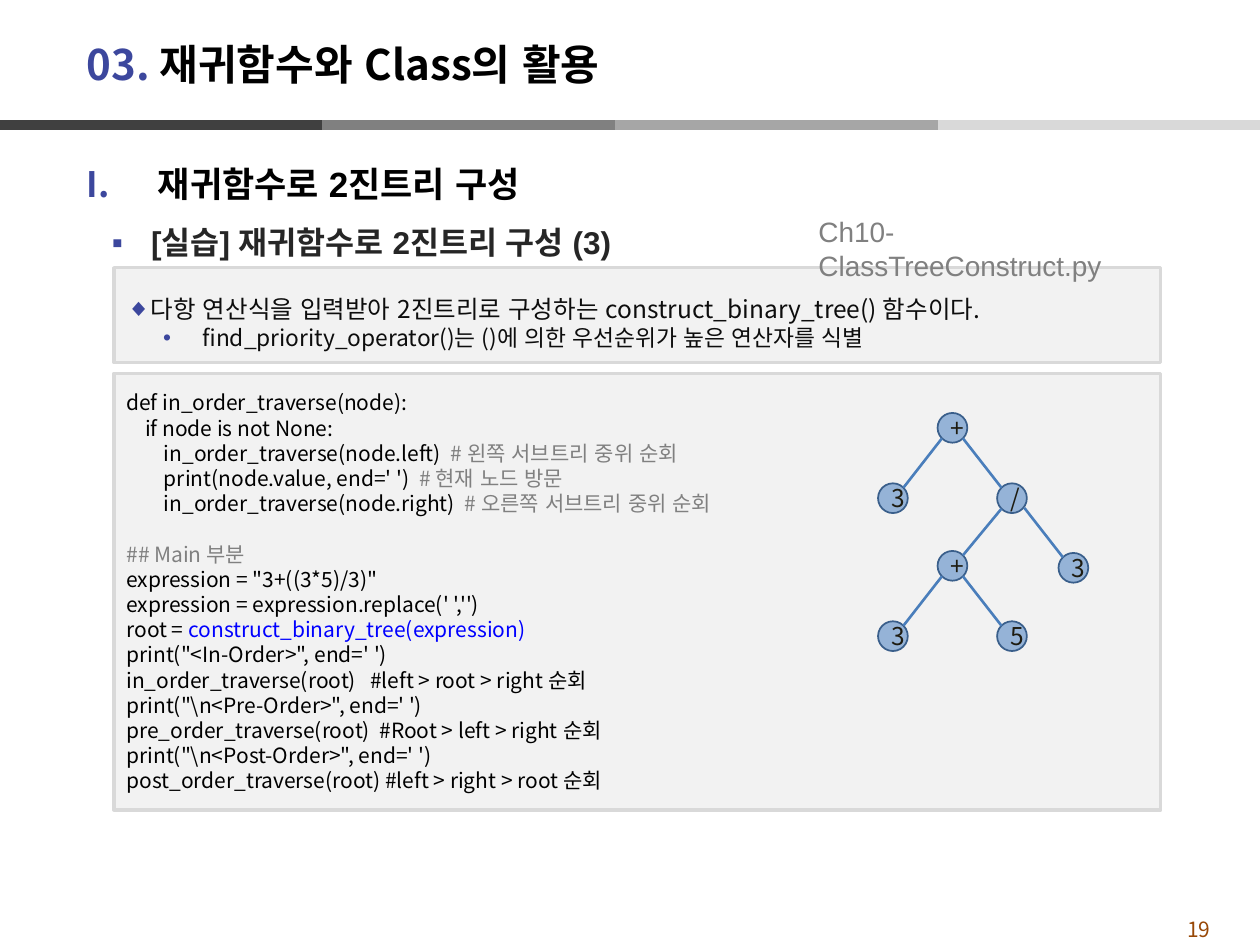
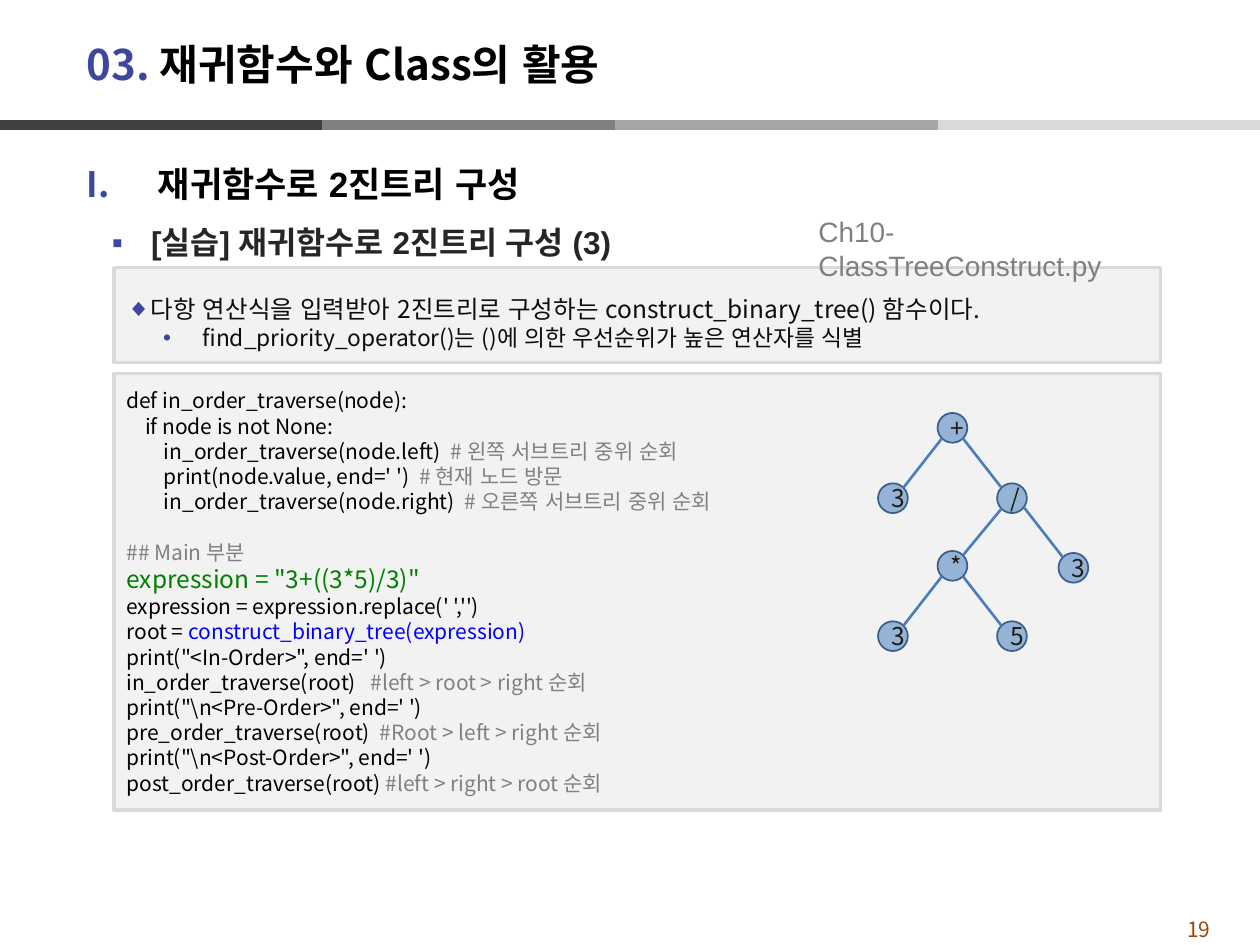
Before and after one commit to dndxor/BCPy, a slide deck: slide 19 of Ch10-재귀함수활용_Class.pptx. Drawn at 1260x945 pixels with LibreOffice and Linux fonts; fonts in the diff are those of the drawing. Boxes give left, top, right and bottom in pixels: in the first picture for what was removed or moved away, otherwise in the second. Text is boxed around its words. In the diff, an @@ line names an element or a change of style, - is before the commit and + after.

```diff
--- a/Ch10-재귀함수활용_Class.pptx
+++ b/Ch10-재귀함수활용_Class.pptx
@@ text in rectangle at [126, 568, 603, 796]: size 12 to 14 pt, text colour #000000 to #008000 in "expression = "3+((3*5)/3)""; text colour #000000 to #808080 in "#left > root > right 순회", "#Root > left > right 순회", "#left > right > root 순회" @@
@@ text in ellipse at [937, 551, 968, 581]: text changed @@
-+
+*
```
Also in this commit, not shown: 10 other slides changed, 42 other files.
